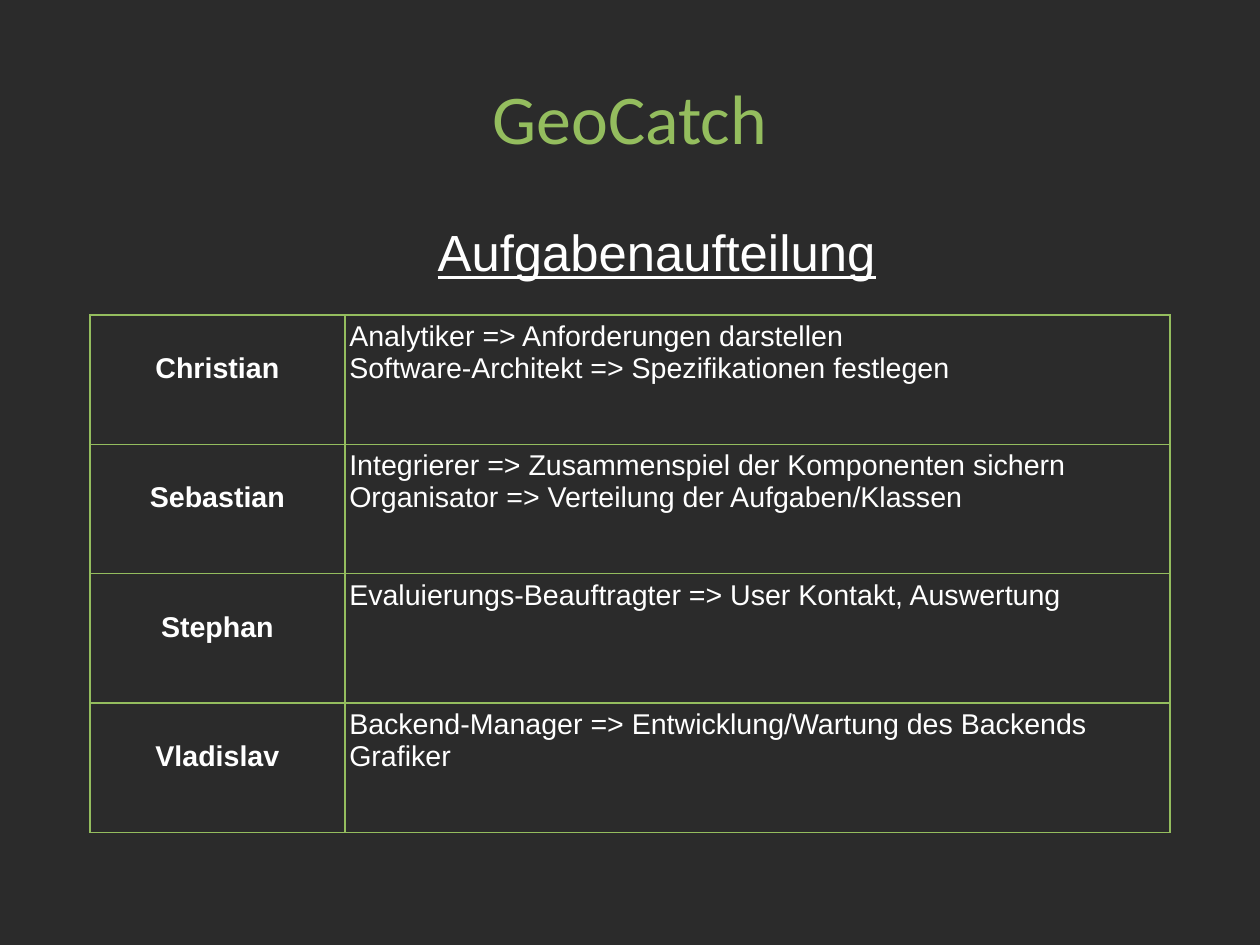
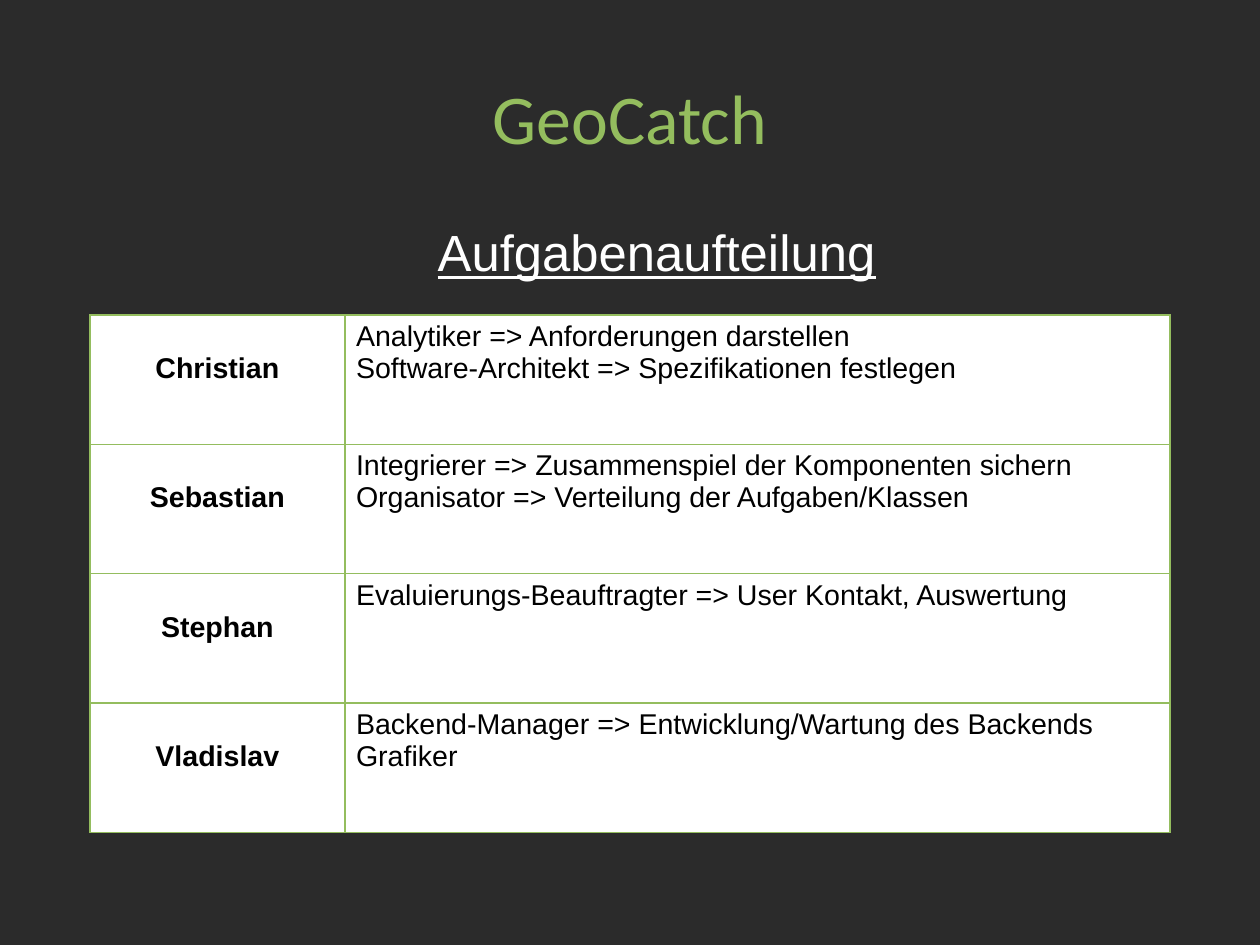
Before and after one commit to Sibirius/rwth-mcc10-group3, a slide deck: slide 8 of GeoCatch_presentation/GeoCatch.odp. Drawn at 1260x945 pixels with LibreOffice and Linux fonts; fonts in the diff are those of the drawing; background and template pictures are left out; a plain dark background stands for a picture behind light text. Boxes give left, top, right and bottom in pixels: in the first picture for what was removed or moved away, otherwise in the second. Text is boxed around its words. In the diff, an @@ line names an element or a change of style, - is before the commit and + after.

```diff
--- a/GeoCatch_presentation/GeoCatch.odp
+++ b/GeoCatch_presentation/GeoCatch.odp
@@ table at <box>90,316,1171,834</box> @@
@@ fill none to #FFFFFF in 8 cells @@
@@ text colour #FFFFFF to #000000 @@
```
Also in this commit, not shown: 2 other slides changed, 1 other file.
